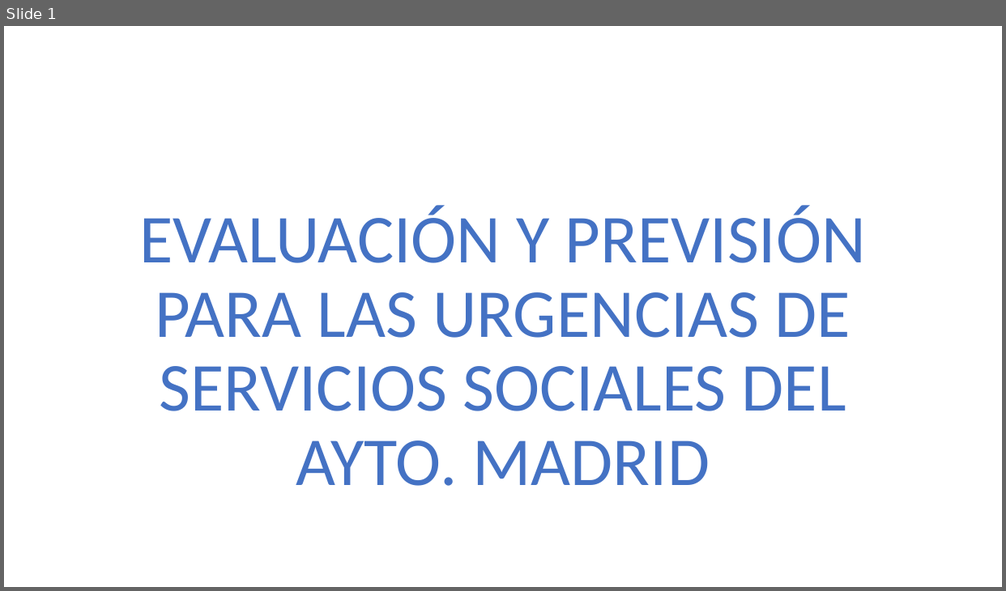
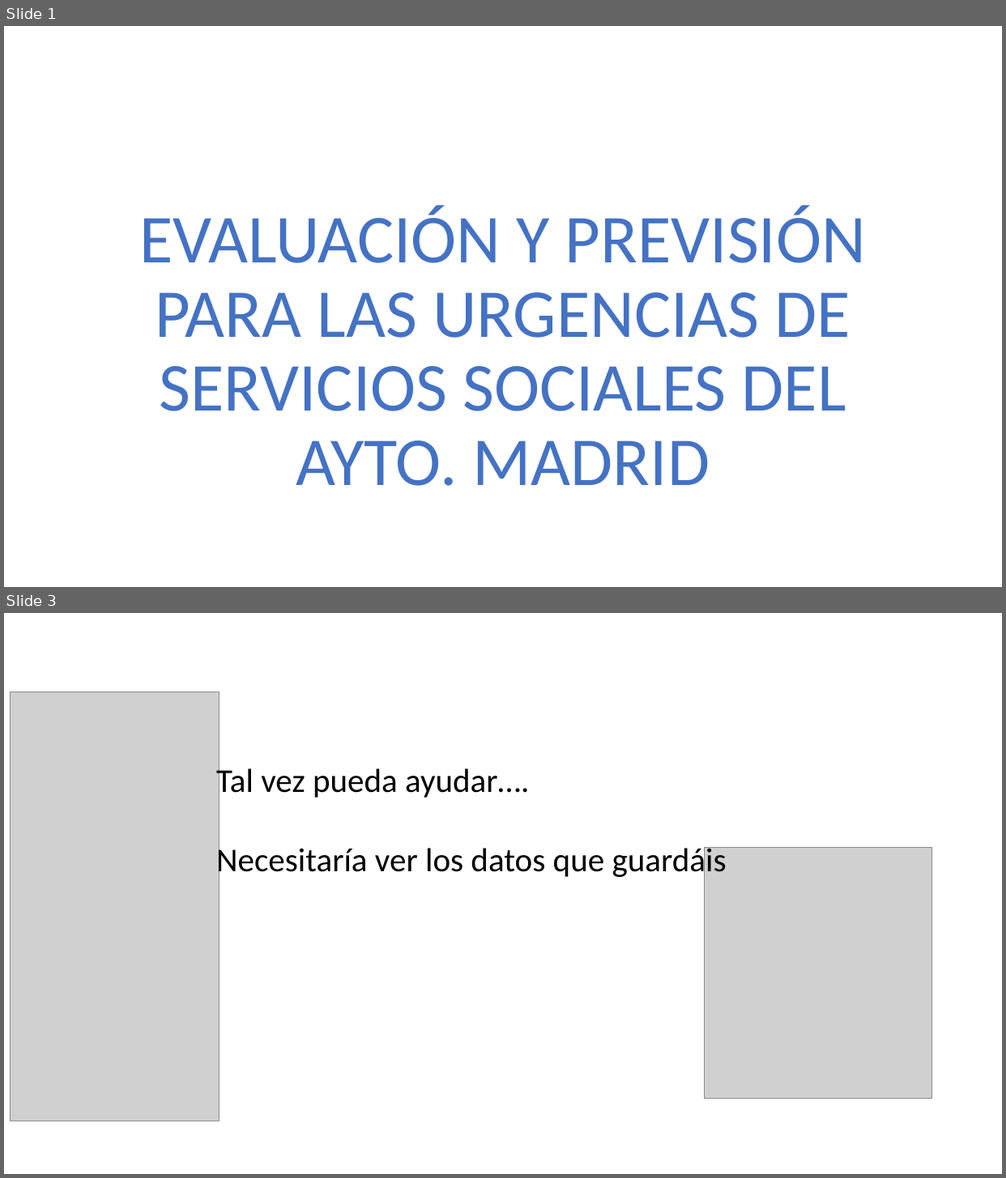
Before and after one commit to 75Engel/Estimacion_tipologia_usuarios_Servicios_Sociales_Ayto_Madrid, a slide deck: Presentacion_projecto.pptx. Shown one above the other, each under a label of ours: slide 1 before the commit, slides 1 and 3 after it; the slides between them are not shown. The pictures are 1006x591 and 1006x1178 pixels, drawn with LibreOffice and Linux fonts; fonts in the diff are those of the drawing; grey boxes stand for pictures; background and template pictures are left out. Boxes give left, top, right and bottom in pixels: in the first picture for what was removed or moved away, otherwise in the second. Text is boxed around its words. In the diff, an @@ line names an element or a change of style, - is before the commit and + after.

```diff
--- a/Presentacion_projecto.pptx
+++ b/Presentacion_projecto.pptx
@@ slide 3 added at (x1=4, y1=613, x2=1002, y2=1174), background picture (left out) @@
@@ picture added at (x1=10, y1=692, x2=219, y2=1122) @@
@@ text added at (x1=216, y1=764, x2=727, y2=880), 32 pt, text #000000 @@
+Tal vez pueda ayudar….
+Necesitaría ver los datos que guardáis
@@ picture added at (x1=704, y1=848, x2=931, y2=1099) @@
```
Also in this commit, not shown: 11 slides changed, 2 other slides added, 6 slides removed, 7 other files.
